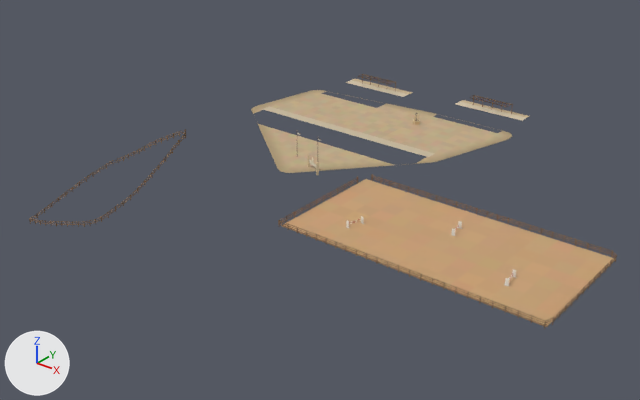
Renders of the glTF model games/yorimichi/assets/belmonte/meshes/SM_BM_BE_6_Grounds.glb from each side of a commit.
Both versions are drawn from a camera (50 mm lens) standing at (127.2, -190.6, 85.7) and looking at (-1.9, -29.2, -14.4). The axes (+X, +Y, +Z) are drawn at lower left. The lights are the same throughout. The older version comes first. Vertices at exactly the same position are counted once.

In view in the first picture: 'SM_BM_BE_6_Grounds'.
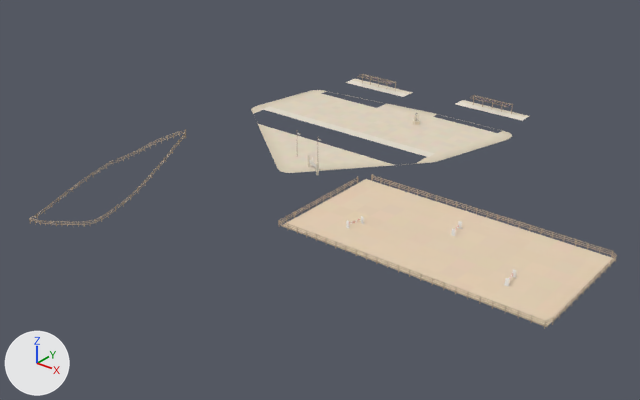
What differs and where, as boxes [x1, y1, x2, y2] in the pictures (640 x 400 px):
part 1 of me_sm_be_6_grounds, recoloured: [29, 74, 617, 329] in both
part 2 of me_sm_be_6_grounds, recoloured (lighter): [252, 79, 615, 326] in both

The edits, one by one:
me_sm_be_6_grounds has 5648 vertices, 8197 faces and spans x -72.0..78.0, y -70.0..25.0, z -27.0..7.0.
me_sm_be_6_grounds is used by ob_sm_bm_be_6_grounds; location (0.0, 0.0, 0.0).
me_sm_be_6_grounds part 1: 5834 faces centred in x -72.0..78.0, y -70.0..23.0, z -27.0..6.0 are repainted in the vertex colours; the middle colour goes from brown #826446 to beige #bda88f.
me_sm_be_6_grounds part 2: 2363 faces centred in x -35.0..77.0, y -66.0..25.0, z 0.0..7.0 are repainted in the vertex colours; the middle colour goes from beige #c8ac89 to pale yellow #e5d6c2.
